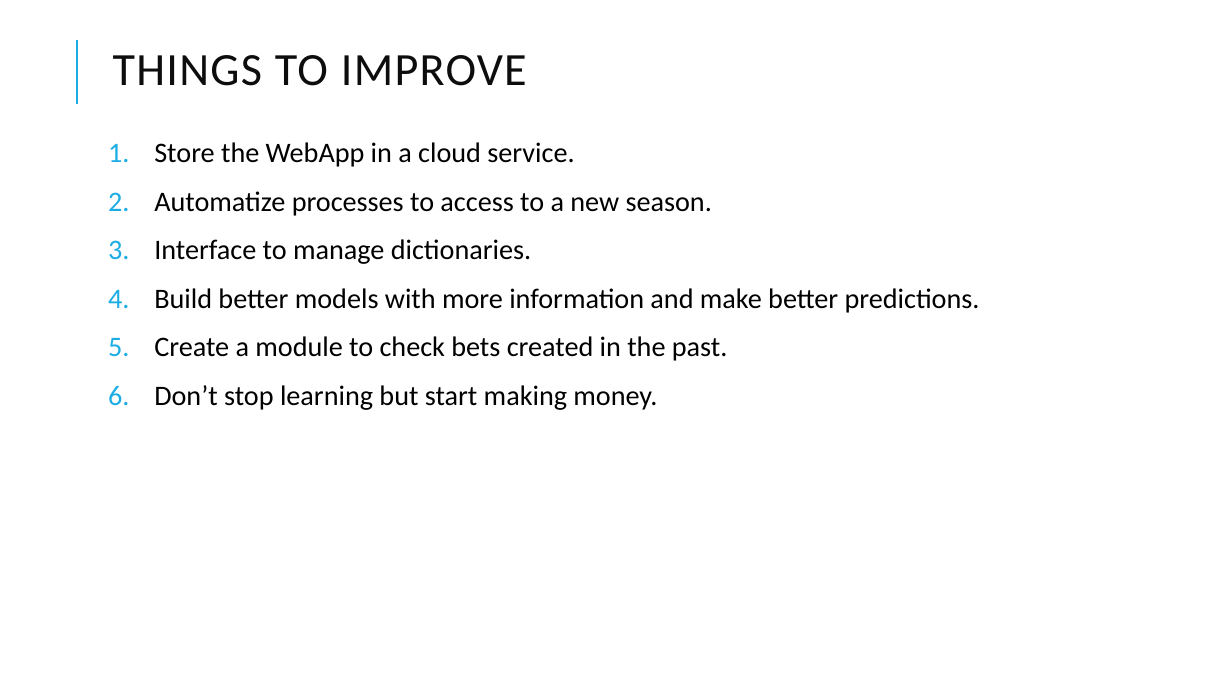
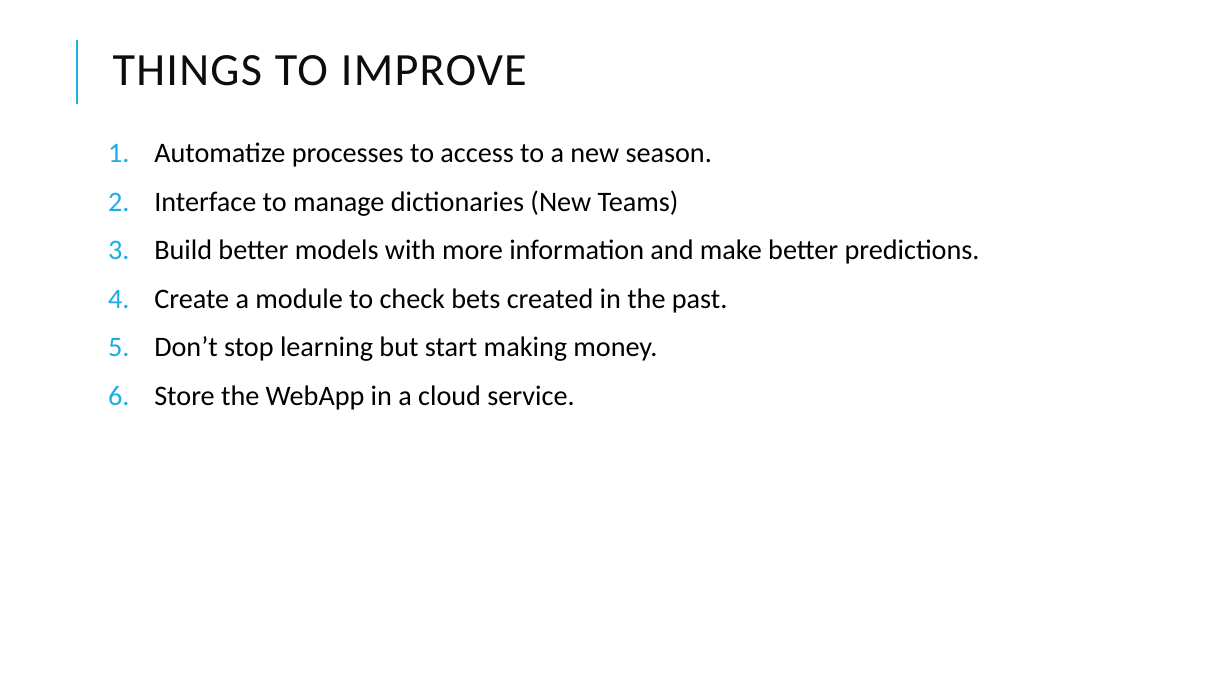
Before and after one commit to alberthr/UBIQUM_1X2_Python, a slide deck: slide 18 of PRESENTACION ALBERT.pptx (slide 17 before the commit). Drawn at 1232x693 pixels with LibreOffice and Linux fonts; fonts in the diff are those of the drawing. Boxes give left, top, right and bottom in pixels: in the first picture for what was removed or moved away, otherwise in the second. Text is boxed around its words. In the diff, an @@ line names an element or a change of style, - is before the commit and + after.

```diff
--- a/PRESENTACION ALBERT.pptx
+++ b/PRESENTACION ALBERT.pptx
@@ text at (154,142,574,167): paragraph removed @@
-1. Store the WebApp in a cloud service.
@@ text at (154,190,679,216): text changed @@
-3. Interface to manage dictionaries.
+2. Interface to manage dictionaries (New Teams)
@@ text at (154,385,574,410): paragraph added @@
+6. Store the WebApp in a cloud service.
```
Also in this commit, not shown: 6 other slides changed, 2 slides added, 1 slide removed, 4 other files.
